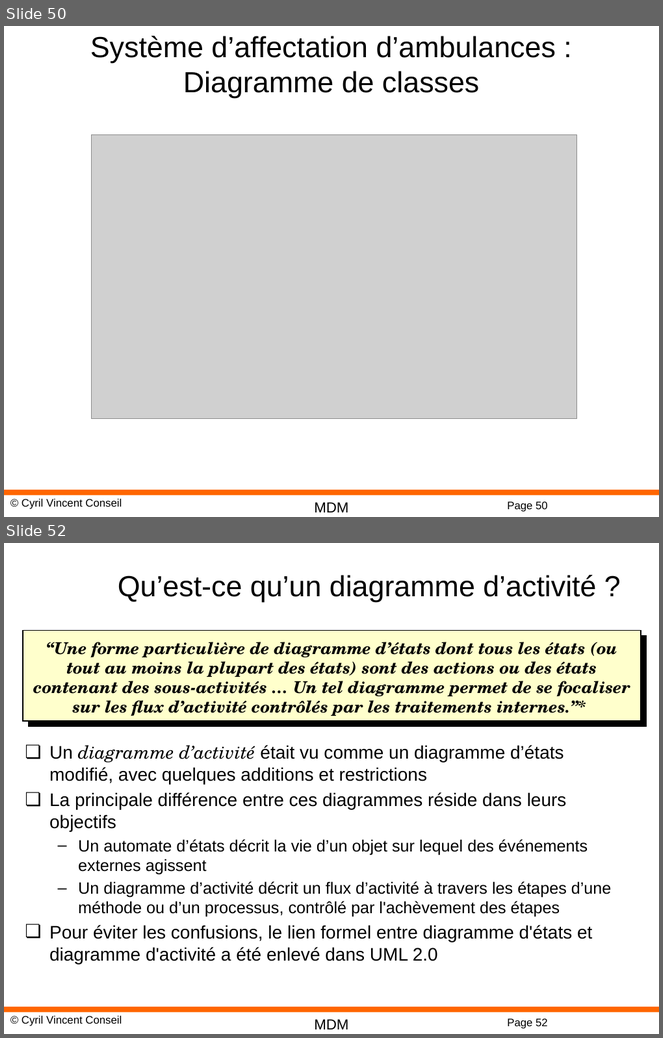
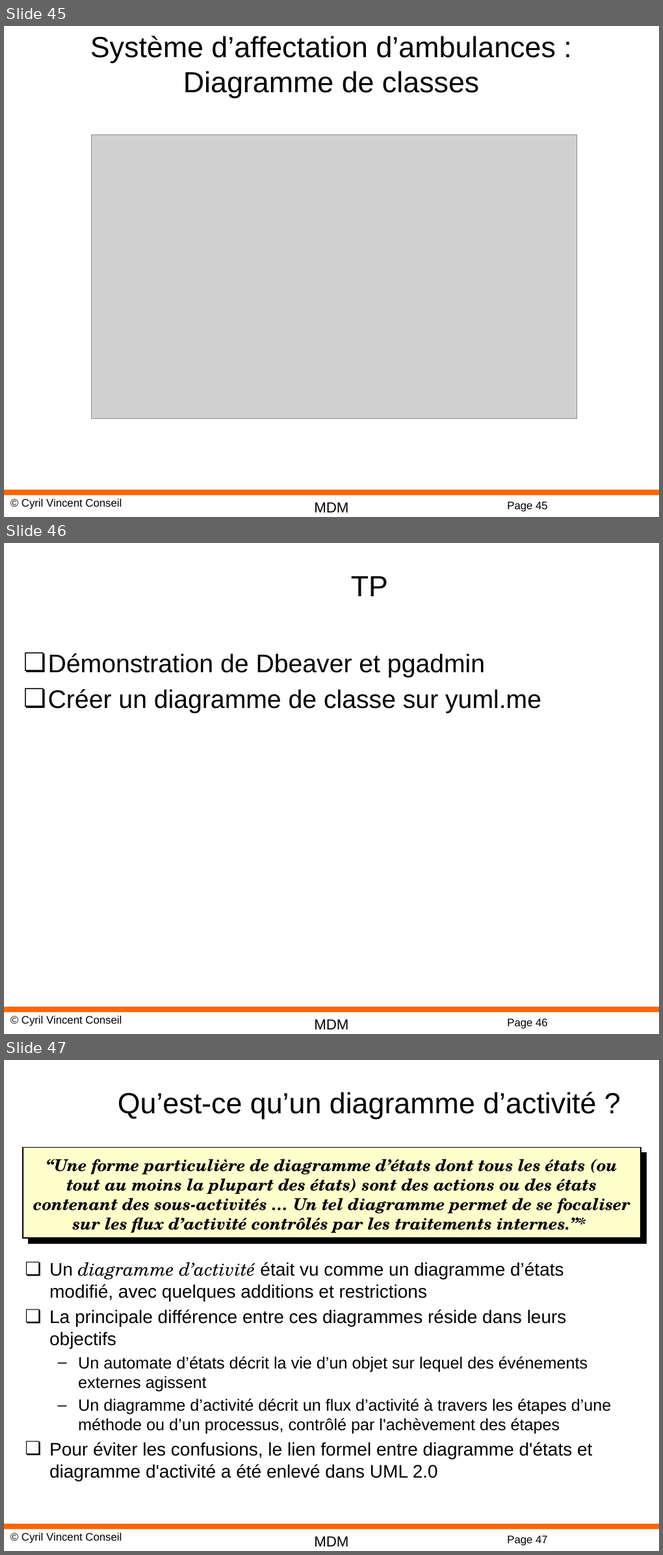
Before and after one commit to cyrilvincent/mdm, a slide deck: DM05-Design.pptx. Shown one above the other, each under a label of ours: slides 50 and 52 before the commit, slides 45, 46 and 47 after it; the slides between them are not shown. The pictures are 663x1038 and 663x1555 pixels, drawn with LibreOffice and Linux fonts; fonts in the diff are those of the drawing; grey boxes stand for pictures; background and template pictures are left out. Boxes give left, top, right and bottom in pixels: in the first picture for what was removed or moved away, otherwise in the second. Text is boxed around its words. In the diff, an @@ line names an element or a change of style, - is before the commit and + after.

```diff
--- a/DM05-Design.pptx
+++ b/DM05-Design.pptx
@@ slide 46 added at box(4, 543, 659, 1034), background #FFFFFF; not listed: 4 template elements that a slide beside it also shows @@
@@ title added at box(351, 576, 388, 596), 32 pt, text #000000 @@
+TP
@@ text added at box(48, 653, 542, 713), 28 pt, text #000000 @@
+❏ Démonstration de Dbeaver et pgadmin
+❏ Créer un diagramme de classe sur yuml.me
@@ what was slide 50 is now slide 45 @@
@@ page number at box(507, 502, 548, 512): text changed @@
-Page 50
+Page 45
@@ what was slide 52 is now slide 47 @@
@@ page number at box(507, 1536, 548, 1546): text changed @@
-Page 52
+Page 47
```
Also in this commit, not shown: 3 slides changed, 1 other slide added, 6 slides removed, 12 other files.
